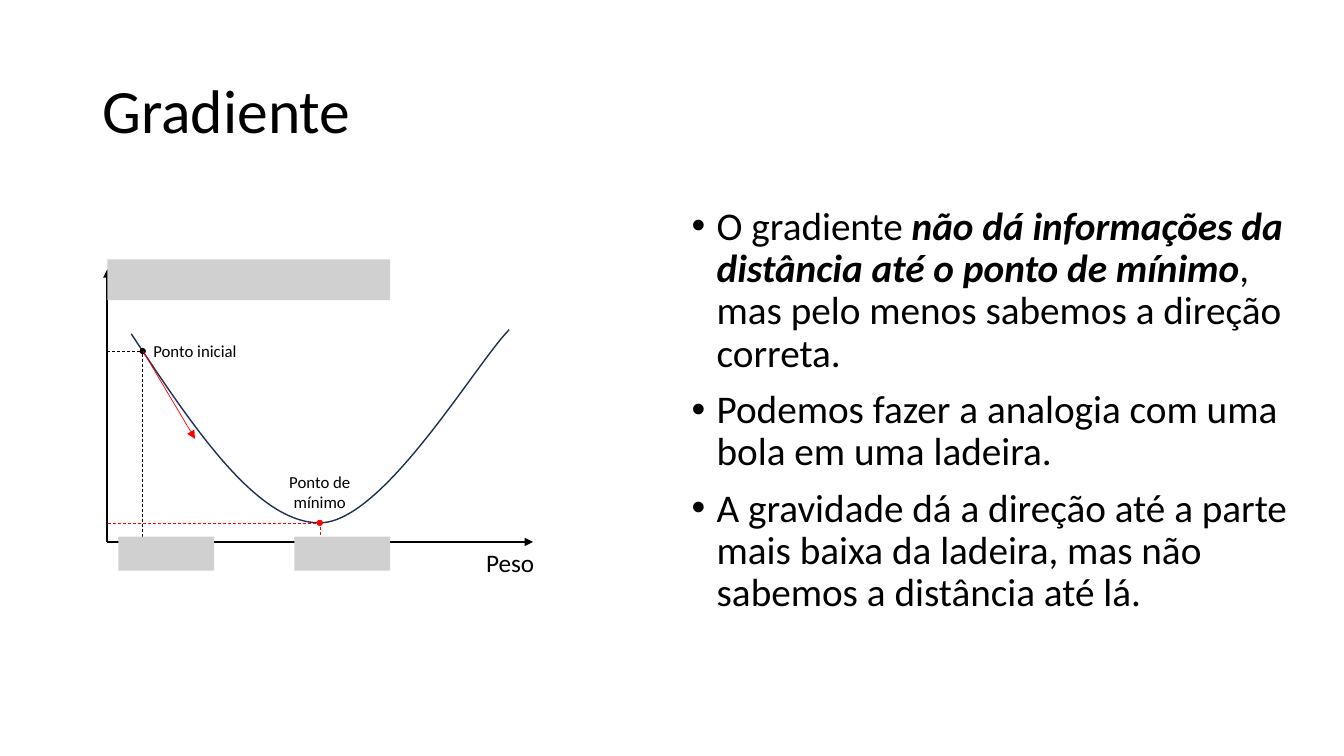
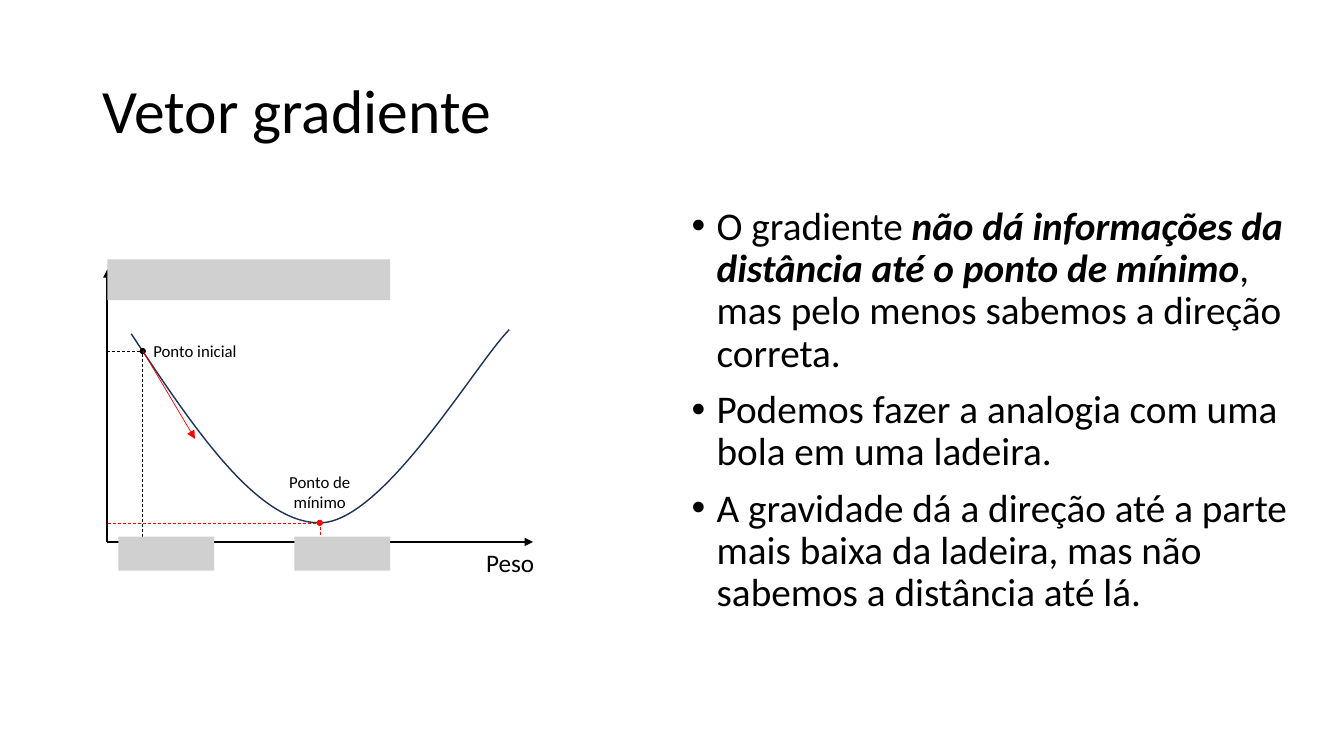
Before and after one commit to zz4fap/tp557-iot-ml, a slide deck: slide 9 of slides/TP557_6_Minimizando_o_erro.pptx. Drawn at 1344x756 pixels with LibreOffice and Linux fonts; fonts in the diff are those of the drawing; grey boxes stand for pictures. Boxes give left, top, right and bottom in pixels: in the first picture for what was removed or moved away, otherwise in the second. Text is boxed around its words. In the diff, an @@ line names an element or a change of style, - is before the commit and + after.

```diff
--- a/slides/TP557_6_Minimizando_o_erro.pptx
+++ b/slides/TP557_6_Minimizando_o_erro.pptx
@@ title at <box>102,90,491,144</box>: text changed @@
-Gradiente
+Vetor gradiente
```
Also in this commit, not shown: 4 other slides changed, 5 slides added.
